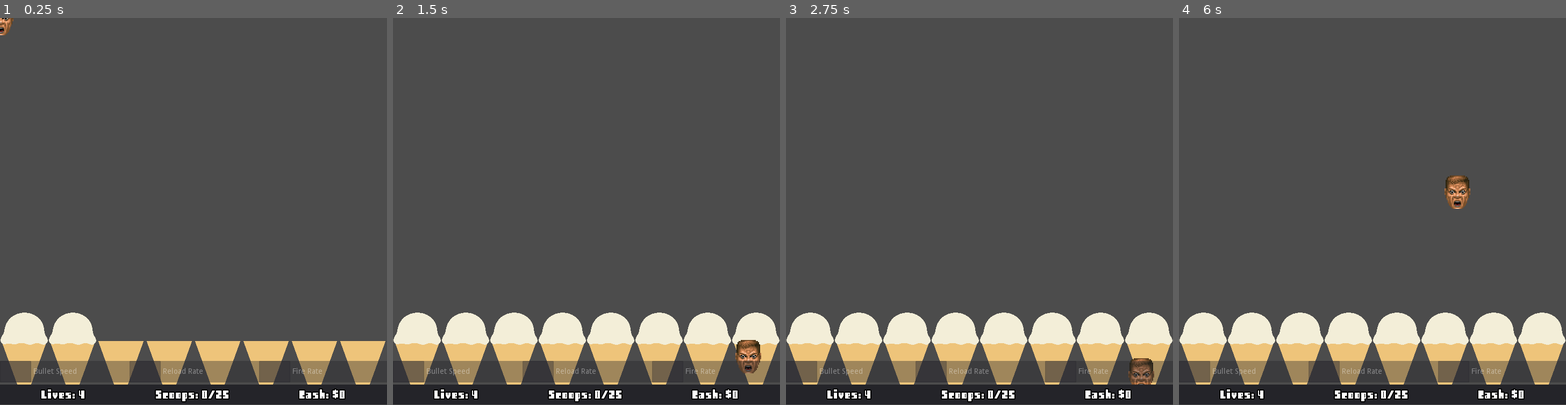
Above: before the commit, frames 1-4 (left to right).
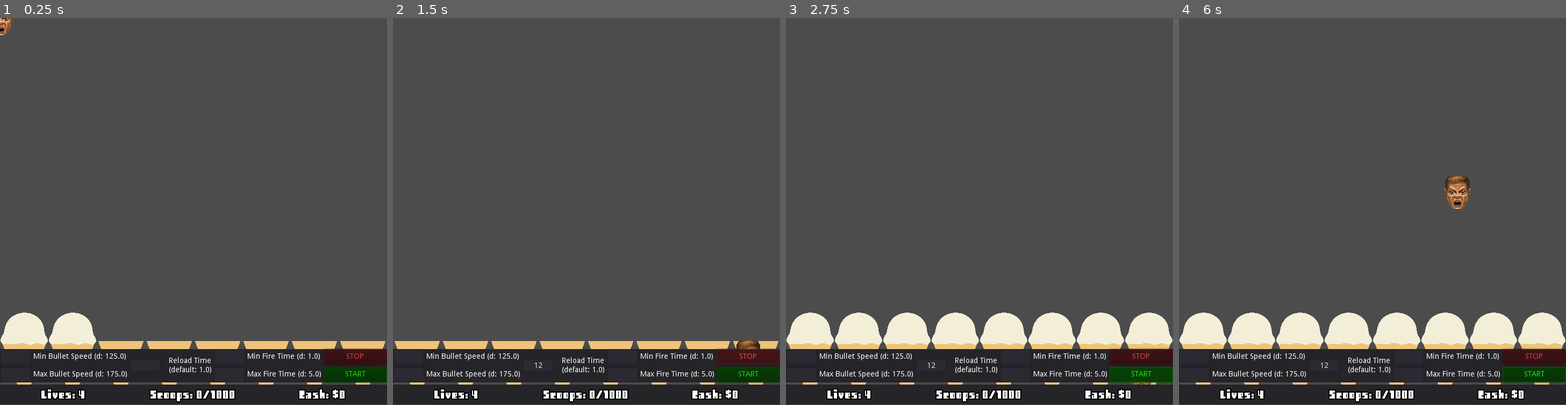
Above: after the commit, the same moments.

Repository: craigostrin/IceCream
Game: Godot game, scene res://Scenes/Game.tscn
Two runs of this game, one before a commit and one after it. Both use one fixed random seed, a clock stepped at 60 frames per second and the inputs below.
Inputs (mouse positions are in pixels of both pictures, inside the frame that each line leads up to):
- Up to frame 1 (0.25 s): no input
- Up to frame 2 (1.5 s): click (540, 370) at 0.52 s; type "12" at 0.6 s; click (749, 358) at 1.25 s, where only the run after the commit has a clickable "STOP"
- Up to frame 3 (2.75 s): click (1142, 374) at 2 s, where only the run after the commit has a clickable "START"
- Up to frame 4 (6 s): click (1535, 374) at 2.75 s, where only the run after the commit has a clickable "START"; click (1535, 358) at 3.5 s, where only the run after the commit has a clickable "STOP"; click (1535, 358) at 4.25 s, where only the run after the commit has a clickable "STOP"; click (1535, 374) at 5 s, where only the run after the commit has a clickable "START"; tap Enter at 5.75 s; move the mouse to (1457, 192) at 5.77 s; click (1457, 192) at 5.85 s

The runs differ from the first frame. In frame 1, 6.9% of the frame differs, in the area x 0-100%, y 85-100%; in frame 2, 13%, in the area x 0-100%, y 76-100%; in frame 3, 6.9%; in frame 4, 6.9%.

Commit message:
Add functioning Debug panel
Can adjust cannon/bullet parameters mid-game if debug = true in Game.gd

Diff:
--- a/Scenes/Cannon.gd
+++ b/Scenes/Cannon.gd
@@ -5,21 +5,26 @@
 onready var reloadTimer = $ReloadTimer
 onready var fireTimer = $FireTimer
 
-var chambered_bullet: Area2D
-
-var game_speed := 1.0
-var min_bullet_speed := 125.0
-var max_bullet_speed := 175.0
-var firing = false
-var reload_time: float
-var min_fire_time: float
-var max_fire_time: float
 const BASE_RELOAD_TIME := 1.0
 const BASE_MIN_FIRE_TIME := 1.0
 const BASE_MAX_FIRE_TIME := 5.0
+const BASE_MIN_BULLET_SPEED := 125.0
+const BASE_MAX_BULLET_SPEED := 175.0
+
+var chambered_bullet: Area2D
+
+var game_speed: float
+var min_bullet_speed := BASE_MIN_BULLET_SPEED
+var max_bullet_speed := BASE_MAX_BULLET_SPEED
+var firing = false
+
+var reload_time := BASE_RELOAD_TIME
+var min_fire_time := BASE_MIN_FIRE_TIME
+var max_fire_time := BASE_MAX_FIRE_TIME
 
 func _ready():
 	rng.randomize()
+
 	#warning-ignore:return_value_discarded
 	Events.connect("start_cannons", self, "on_start_cannons")
 	#warning-ignore:return_value_discarded
@@ -89,9 +94,18 @@
 	game_speed = value
 
 
-func update_reload_speed(value):
-	pass
+# DEBUG ONLY
+func update_min_bullet_speed(value):
+	min_bullet_speed = value
 
+func update_max_bullet_speed(value):
+	max_bullet_speed = value
 
-func update_fire_rate(value):
-	pass
+func update_reload_time(value):
+	reload_time = value
+
+func update_min_fire_time(value):
+	min_fire_time = value
+
+func update_max_fire_time(value):
+	max_fire_time = value
--- a/Scenes/DebugPanel.gd
+++ b/Scenes/DebugPanel.gd
@@ -1,7 +1,70 @@
 extends Panel
 
-onready var speedEdit = $HBoxContainer/HBoxContainer/SpeedLineEdit
+onready var minSpeedEdit = $HBoxContainer/VBoxContainer2/HBoxContainer/MinSpeedLineEdit
+onready var maxSpeedEdit = $HBoxContainer/VBoxContainer2/HBoxContainer4/MaxSpeedLineEdit
 onready var reloadEdit = $HBoxContainer/HBoxContainer2/ReloadLineEdit
-onready var fireEdit = $HBoxContainer/HBoxContainer3/FireLineEdit
-#onready var reloadLabel = $HBoxContainer/HBoxContainer2/ReloadLabel
-#onready var speedLabel = $HBoxContainer/HBoxContainer/SpeedLabel
+onready var minFireEdit = $HBoxContainer/VBoxContainer/HBoxContainer3/MinFireLineEdit
+onready var maxFireEdit = $HBoxContainer/VBoxContainer/HBoxContainer4/MaxFireLineEdit
+
+#func update_min_bullet_speed(value):
+#
+#func update_max_bullet_speed(value):
+#
+#func update_reload_time(value):
+#
+#func update_min_fire_time(value):
+#
+#func update_max_fire_time(value):
+
+func _on_MinSpeedLineEdit_text_entered(new_text):
+	if new_text.is_valid_float():
+		var value = float(new_text)
+		get_tree().call_group("cannons", "update_min_bullet_speed", value)
+		print("Min Bullet Speed = " + new_text)
+	else:
+		print("Please enter a valid number.")
+
+func _on_MaxSpeedLineEdit_text_entered(new_text):
+	if new_text.is_valid_float():
+		var value = float(new_text)
+		get_tree().call_group("cannons", "update_max_bullet_speed", value)
+		print("Max Bullet Speed = " + new_text)
+	else:
+		print("Please enter a valid number.")
+
+func _on_ReloadLineEdit_text_entered(new_text):
+	if new_text.is_valid_float():
+		var value = float(new_text)
+		get_tree().call_group("cannons", "update_reload_time", value)
+		print("Reload Time = " + new_text)
+	else:
+		print("Please enter a valid number.")
+
+
+func _on_MinFireLineEdit_text_entered(new_text):
+	if new_text.is_valid_float():
+		var value = float(new_text)
+		get_tree().call_group("cannons", "update_min_fire_time", value)
+		print("Min Fire Time = " + new_text)
+	else:
+		print("Please enter a valid number.")
+
+
+func _on_MaxFireLineEdit_text_entered(new_text):
+	if new_text.is_valid_float():
+		var value = float(new_text)
+		get_tree().call_group("cannons", "update_max_fire_time", value)
+		print("Max Fire Time = " + new_text)
+	else:
+		print("Please enter a valid number.")
+
+
+# Stop everything
+func _on_StopButton_pressed():
+	Events.emit_signal("stop_cannons")
+	get_tree().call_group("cannons", "clear_chambered_bullet")
+	get_tree().call_group("bullets", "clear_fired_bullet")
+
+
+func _on_StartButton_pressed():
+	Events.emit_signal("start_cannons")
--- a/Scenes/Game.gd
+++ b/Scenes/Game.gd
@@ -12,6 +12,8 @@
 const CANNON_SPAWN_POS := 45.0
 const CANNON_SPAWN_OFFSET := 90.0
 
+# To set on cannons, which also have their own game_speed var
+# Multiplies bullet speed, might be used for reload/fire rates but not currently? 3/7/21
 var game_speed: float
 const BASE_GAME_SPEED := 1.0
 
@@ -45,7 +47,6 @@
 	for i in range(num_of_cannons):
 		var new_cannon = Cannon.instance()
 		new_cannon.position.x = CANNON_SPAWN_POS + CANNON_SPAWN_OFFSET * i
-		new_cannon.game_speed = self.game_speed
 		$Cannons.add_child(new_cannon)
 
 	player = Player.instance()
@@ -53,14 +54,18 @@
 	self.add_child(player)
 
 	# LEVEL 1 SETUP
+	debugPanel.hide()
 	level = 1
 	score = 0
 	lives = 4
 	game_speed = BASE_GAME_SPEED
 	max_bullets = BASE_MAX_BULLETS_PER_LEVEL
-	if not debug:
-		get_tree().call_group("cannons", "update_game_speed", game_speed)
-		debugPanel.hide()
+
+	if debug:
+		debugPanel.show()
+		max_bullets = 1000
+
+	get_tree().call_group("cannons", "update_game_speed", game_speed)
 	start_level()
 
 
--- a/Scenes/Game.tscn
+++ b/Scenes/Game.tscn
@@ -29,75 +29,6 @@
 
 [node name="CanvasLayer" type="CanvasLayer" parent="."]
 
-[node name="DebugPanel" type="Panel" parent="CanvasLayer"]
-modulate = Color( 1, 1, 1, 0.392157 )
-anchor_left = 0.5
-anchor_top = 1.0
-anchor_right = 0.5
-anchor_bottom = 1.0
-margin_left = -360.0
-margin_top = -82.0
-margin_right = 360.0
-margin_bottom = -42.0
-script = ExtResource( 6 )
-__meta__ = {
-"_edit_use_anchors_": false
-}
-
-[node name="HBoxContainer" type="HBoxContainer" parent="CanvasLayer/DebugPanel"]
-anchor_right = 1.0
-anchor_bottom = 1.0
-
-[node name="HBoxContainer" type="HBoxContainer" parent="CanvasLayer/DebugPanel/HBoxContainer"]
-margin_right = 237.0
-margin_bottom = 40.0
-size_flags_horizontal = 3
-
-[node name="SpeedLineEdit" type="LineEdit" parent="CanvasLayer/DebugPanel/HBoxContainer/HBoxContainer"]
-margin_right = 58.0
-margin_bottom = 40.0
-
-[node name="SpeedLabel" type="Label" parent="CanvasLayer/DebugPanel/HBoxContainer/HBoxContainer"]
-margin_left = 62.0
-margin_top = 13.0
-margin_right = 143.0
-margin_bottom = 27.0
-text = "Bullet Speed"
-
-[node name="HBoxContainer2" type="HBoxContainer" parent="CanvasLayer/DebugPanel/HBoxContainer"]
-margin_left = 241.0
-margin_right = 478.0
-margin_bottom = 40.0
-size_flags_horizontal = 3
-
-[node name="ReloadLineEdit" type="LineEdit" parent="CanvasLayer/DebugPanel/HBoxContainer/HBoxContainer2"]
-margin_right = 58.0
-margin_bottom = 40.0
-
-[node name="ReloadLabel" type="Label" parent="CanvasLayer/DebugPanel/HBoxContainer/HBoxContainer2"]
-margin_left = 62.0
-margin_top = 13.0
-margin_right = 137.0
-margin_bottom = 27.0
-text = "Reload Rate"
-
-[node name="HBoxContainer3" type="HBoxContainer" parent="CanvasLayer/DebugPanel/HBoxContainer"]
-margin_left = 482.0
-margin_right = 720.0
-margin_bottom = 40.0
-size_flags_horizontal = 3
-
-[node name="FireLineEdit" type="LineEdit" parent="CanvasLayer/DebugPanel/HBoxContainer/HBoxContainer3"]
-margin_right = 58.0
-margin_bottom = 40.0
-
-[node name="FireLabel" type="Label" parent="CanvasLayer/DebugPanel/HBoxContainer/HBoxContainer3"]
-margin_left = 62.0
-margin_top = 13.0
-margin_right = 118.0
-margin_bottom = 27.0
-text = "Fire Rate"
-
 [node name="GUI" type="Control" parent="CanvasLayer"]
 anchor_right = 1.0
 anchor_bottom = 1.0
@@ -174,9 +105,154 @@
 text = "Cash: $0000"
 valign = 1
 
+[node name="DebugPanel" type="Panel" parent="CanvasLayer"]
+anchor_left = 0.5
+anchor_top = 1.0
+anchor_right = 0.5
+anchor_bottom = 1.0
+margin_left = -360.0
+margin_top = -104.0
+margin_right = 360.0
+margin_bottom = -42.0
+script = ExtResource( 6 )
+__meta__ = {
+"_edit_use_anchors_": false
+}
+
+[node name="HBoxContainer" type="HBoxContainer" parent="CanvasLayer/DebugPanel"]
+anchor_right = 1.0
+anchor_bottom = 1.0
+__meta__ = {
+"_edit_use_anchors_": false
+}
+
+[node name="VBoxContainer2" type="VBoxContainer" parent="CanvasLayer/DebugPanel/HBoxContainer"]
+margin_right = 237.0
+margin_bottom = 62.0
+
+[node name="HBoxContainer" type="HBoxContainer" parent="CanvasLayer/DebugPanel/HBoxContainer/VBoxContainer2"]
+margin_right = 237.0
+margin_bottom = 29.0
+size_flags_horizontal = 3
+size_flags_vertical = 3
+
+[node name="MinSpeedLineEdit" type="LineEdit" parent="CanvasLayer/DebugPanel/HBoxContainer/VBoxContainer2/HBoxContainer"]
+margin_right = 58.0
+margin_bottom = 29.0
+
+[node name="MinSpeedLabel" type="Label" parent="CanvasLayer/DebugPanel/HBoxContainer/VBoxContainer2/HBoxContainer"]
+margin_left = 62.0
+margin_top = 7.0
+margin_right = 235.0
+margin_bottom = 21.0
+text = "Min Bullet Speed (d: 125.0)"
+
+[node name="HBoxContainer4" type="HBoxContainer" parent="CanvasLayer/DebugPanel/HBoxContainer/VBoxContainer2"]
+margin_top = 33.0
+margin_right = 237.0
+margin_bottom = 62.0
+size_flags_horizontal = 3
+size_flags_vertical = 3
+
+[node name="MaxSpeedLineEdit" type="LineEdit" parent="CanvasLayer/DebugPanel/HBoxContainer/VBoxContainer2/HBoxContainer4"]
+margin_right = 58.0
+margin_bottom = 29.0
+
+[node name="MaxSpeedLabel" type="Label" parent="CanvasLayer/DebugPanel/HBoxContainer/VBoxContainer2/HBoxContainer4"]
+margin_left = 62.0
+margin_top = 7.0
+margin_right = 237.0
+margin_bottom = 21.0
+text = "Max Bullet Speed (d: 175.0)"
+
+[node name="HBoxContainer2" type="HBoxContainer" parent="CanvasLayer/DebugPanel/HBoxContainer"]
+margin_left = 241.0
+margin_right = 394.0
+margin_bottom = 62.0
+size_flags_horizontal = 3
+custom_constants/separation = 15
+
+[node name="ReloadLineEdit" type="LineEdit" parent="CanvasLayer/DebugPanel/HBoxContainer/HBoxContainer2"]
+margin_top = 19.0
+margin_right = 58.0
+margin_bottom = 43.0
+size_flags_vertical = 4
+align = 1
+
+[node name="ReloadLabel" type="Label" parent="CanvasLayer/DebugPanel/HBoxContainer/HBoxContainer2"]
+margin_left = 73.0
+margin_top = 15.0
+margin_right = 153.0
+margin_bottom = 46.0
+text = "Reload Time
+(default: 1.0)"
+
+[node name="VBoxContainer" type="VBoxContainer" parent="CanvasLayer/DebugPanel/HBoxContainer"]
+margin_left = 398.0
+margin_right = 598.0
+margin_bottom = 62.0
+size_flags_horizontal = 3
+
+[node name="HBoxContainer3" type="HBoxContainer" parent="CanvasLayer/DebugPanel/HBoxContainer/VBoxContainer"]
+margin_right = 200.0
+margin_bottom = 29.0
+size_flags_horizontal = 3
+size_flags_vertical = 3
+
+[node name="MinFireLineEdit" type="LineEdit" parent="CanvasLayer/DebugPanel/HBoxContainer/VBoxContainer/HBoxContainer3"]
+margin_right = 58.0
+margin_bottom = 29.0
+align = 1
+
+[node name="MinFireLabel" type="Label" parent="CanvasLayer/DebugPanel/HBoxContainer/VBoxContainer/HBoxContainer3"]
+margin_left = 62.0
+margin_top = 7.0
+margin_right = 198.0
+margin_bottom = 21.0
+text = "Min Fire Time (d: 1.0)"
+
+[node name="HBoxContainer4" type="HBoxContainer" parent="CanvasLayer/DebugPanel/HBoxContainer/VBoxContainer"]
+margin_top = 33.0
+margin_right = 200.0
+margin_bottom = 62.0
+size_flags_horizontal = 3
+size_flags_vertical = 3
+
+[node name="MaxFireLineEdit" type="LineEdit" parent="CanvasLayer/DebugPanel/HBoxContainer/VBoxContainer/HBoxContainer4"]
+margin_right = 58.0
+margin_bottom = 29.0
+align = 1
+
+[node name="MaxFireLabel" type="Label" parent="CanvasLayer/DebugPanel/HBoxContainer/VBoxContainer/HBoxContainer4"]
+margin_left = 62.0
+margin_top = 7.0
+margin_right = 200.0
+margin_bottom = 21.0
+text = "Max Fire Time (d: 5.0)"
+
+[node name="VBoxContainer3" type="VBoxContainer" parent="CanvasLayer/DebugPanel/HBoxContainer"]
+margin_left = 602.0
+margin_right = 720.0
+margin_bottom = 62.0
+size_flags_horizontal = 3
+
+[node name="StopButton" type="Button" parent="CanvasLayer/DebugPanel/HBoxContainer/VBoxContainer3"]
+modulate = Color( 0.945098, 0.305882, 0.305882, 1 )
+margin_right = 118.0
+margin_bottom = 29.0
+size_flags_vertical = 3
+text = "STOP"
+
+[node name="StartButton" type="Button" parent="CanvasLayer/DebugPanel/HBoxContainer/VBoxContainer3"]
+modulate = Color( 0.109804, 0.952941, 0.0823529, 1 )
+margin_top = 33.0
+margin_right = 118.0
+margin_bottom = 62.0
+size_flags_vertical = 3
+text = "START"
+
 [node name="LevelStartPopup" type="Popup" parent="CanvasLayer"]
 pause_mode = 2
-visible = true
 anchor_right = 1.0
 anchor_bottom = 1.0
 margin_top = -0.667419
@@ -271,4 +347,11 @@
 }
 
 [connection signal="area_entered" from="CleanupZone" to="." method="_on_CleanupZone_area_entered"]
+[connection signal="text_entered" from="CanvasLayer/DebugPanel/HBoxContainer/VBoxContainer2/HBoxContainer/MinSpeedLineEdit" to="CanvasLayer/DebugPanel" method="_on_MinSpeedLineEdit_text_entered"]
+[connection signal="text_entered" from="CanvasLayer/DebugPanel/HBoxContainer/VBoxContainer2/HBoxContainer4/MaxSpeedLineEdit" to="CanvasLayer/DebugPanel" method="_on_MaxSpeedLineEdit_text_entered"]
+[connection signal="text_entered" from="CanvasLayer/DebugPanel/HBoxContainer/HBoxContainer2/ReloadLineEdit" to="CanvasLayer/DebugPanel" method="_on_ReloadLineEdit_text_entered"]
+[connection signal="text_entered" from="CanvasLayer/DebugPanel/HBoxContainer/VBoxContainer/HBoxContainer3/MinFireLineEdit" to="CanvasLayer/DebugPanel" method="_on_MinFireLineEdit_text_entered"]
+[connection signal="text_entered" from="CanvasLayer/DebugPanel/HBoxContainer/VBoxContainer/HBoxContainer4/MaxFireLineEdit" to="CanvasLayer/DebugPanel" method="_on_MaxFireLineEdit_text_entered"]
+[connection signal="pressed" from="CanvasLayer/DebugPanel/HBoxContainer/VBoxContainer3/StopButton" to="CanvasLayer/DebugPanel" method="_on_StopButton_pressed"]
+[connection signal="pressed" from="CanvasLayer/DebugPanel/HBoxContainer/VBoxContainer3/StartButton" to="CanvasLayer/DebugPanel" method="_on_StartButton_pressed"]
 [connection signal="about_to_show" from="CanvasLayer/LevelStartPopup" to="CanvasLayer/LevelStartPopup" method="_on_LevelStartPopup_about_to_show"]
